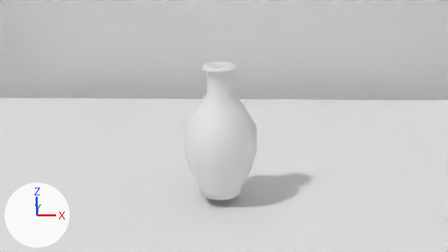
The Blender file vasija 3d.blend, before and after one commit.
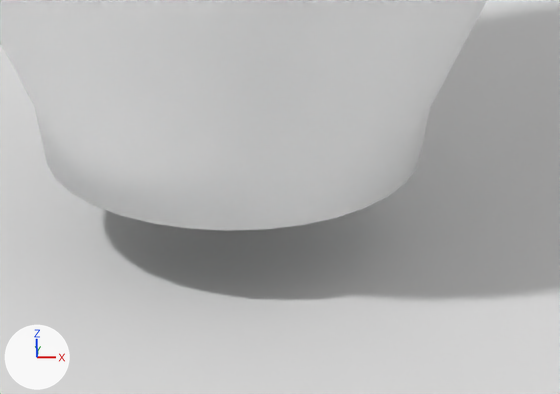
The first picture shows the older version from the file's camera 'Camera'. The close-ups show both versions on the part from 44% to 57% of the width and 69% to 86% of the height of that picture; other places that the commit changed are outside them. Lighting does not change. The marker at lower left points along +X, +Y and +Z.
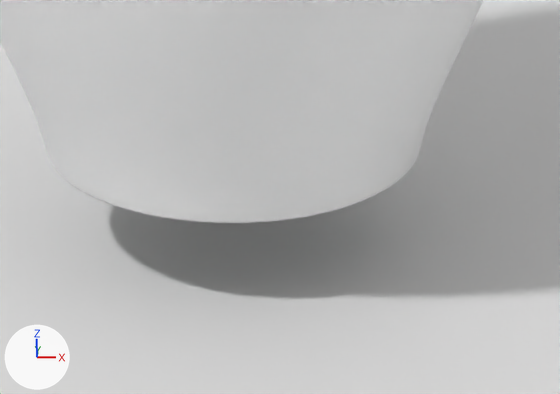
Boxes [x1, y1, x2, y2] around the edits, measured in the close-ups (560 x 394 px):
'Cylinder', reshaped, modifiers changed: before [0, 0, 487, 231]; after [0, 0, 483, 223]
part 1 of me_cylinder, built on: after [47, 152, 419, 223]

The edits, one by one:
me_cylinder is used by ob_cylinder; location (0.0, 0.0, 0.0).
me_cylinder had 450 vertices, 480 faces and spanned x -1.21..1.21, y -1.21..1.21, z -2.25..2.29.
me_cylinder now has 642 vertices, 672 faces and spans x -1.21..1.21, y -1.21..1.21, z -2.06..2.29.
me_cylinder part 1: 32 vertices moved from x -0.69..0.69, y -0.69..0.69, z -2.07 to x -0.69..0.69, y -0.69..0.69, z -2.04; 1 vertex removed from x 0.0, y 0.0, z -2.25; 65 vertices added at x -0.68..0.68, y -0.68..0.68, z -2.06..-1.89.
Object 'Cylinder' (ob_cylinder) gains a SUBSURF modifier named 'Subdivision'.
